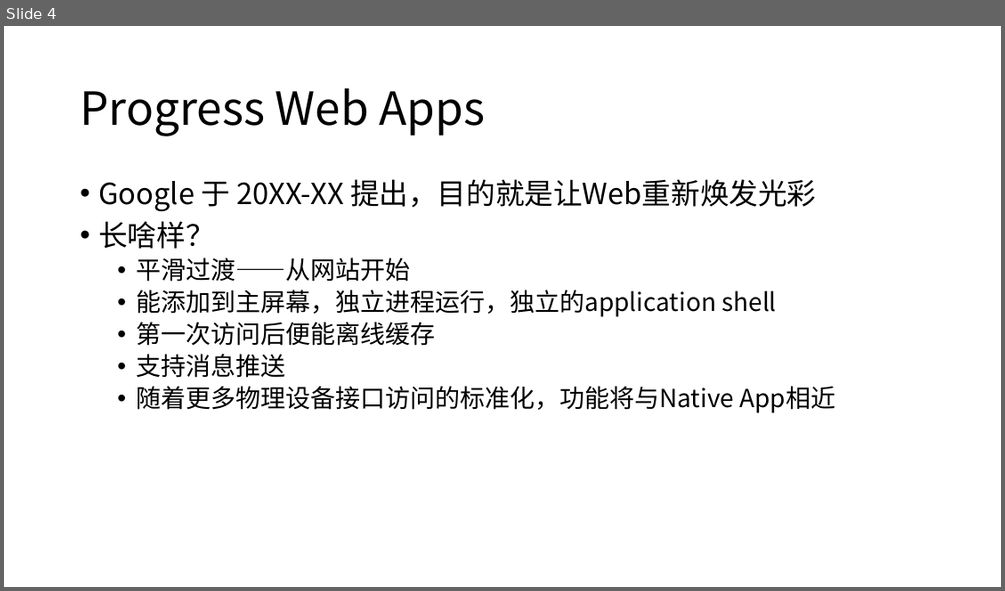
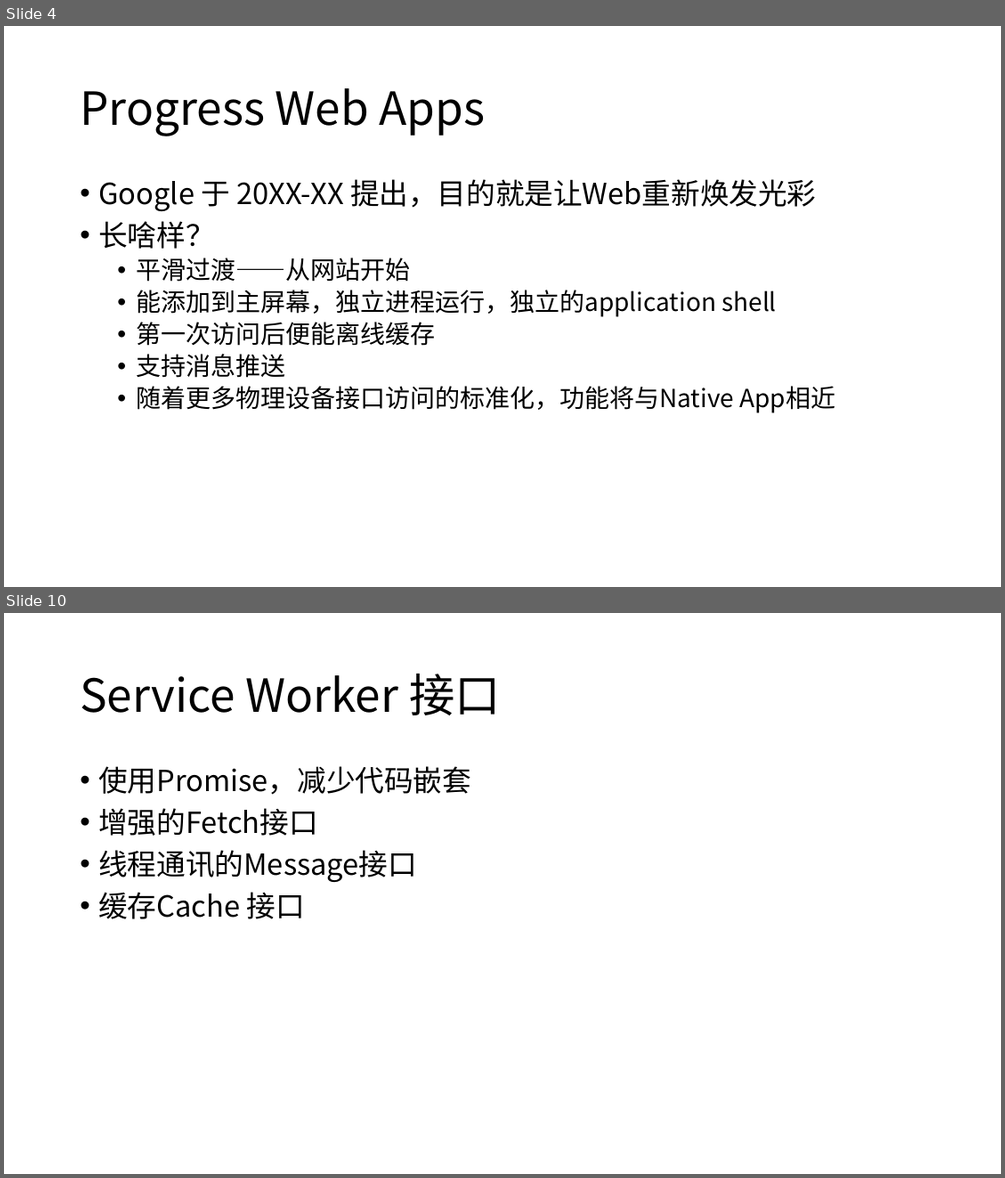
Before and after one commit to wujunxi/frontend-subject, a slide deck: PWA/other/PWA渐进式Web应用介绍.pptx. Shown one above the other, each under a label of ours: slide 4 before the commit, slides 4 and 10 after it; the slides between them are not shown. The pictures are 1005x591 and 1005x1178 pixels, drawn with LibreOffice and Linux fonts; fonts in the diff are those of the drawing. Boxes give left, top, right and bottom in pixels: in the first picture for what was removed or moved away, otherwise in the second. Text is boxed around its words. In the diff, an @@ line names an element or a change of style, - is before the commit and + after.

```diff
--- a/PWA/other/PWA渐进式Web应用介绍.pptx
+++ b/PWA/other/PWA渐进式Web应用介绍.pptx
@@ slide 10 added at <box>4,613,1001,1174</box>, background #FFFFFF @@
@@ title added at <box>80,674,501,715</box>, 44 pt, text #000000 @@
+Service Worker 接口
@@ text added at <box>98,766,471,919</box>, 28 pt, text #000000 @@
+• 使用Promise，减少代码嵌套
+• 增强的Fetch接口
+• 线程通讯的Message接口
+• 缓存Cache 接口
```
Also in this commit, not shown: 3 slides changed, 4 other slides added, 2 other files.
